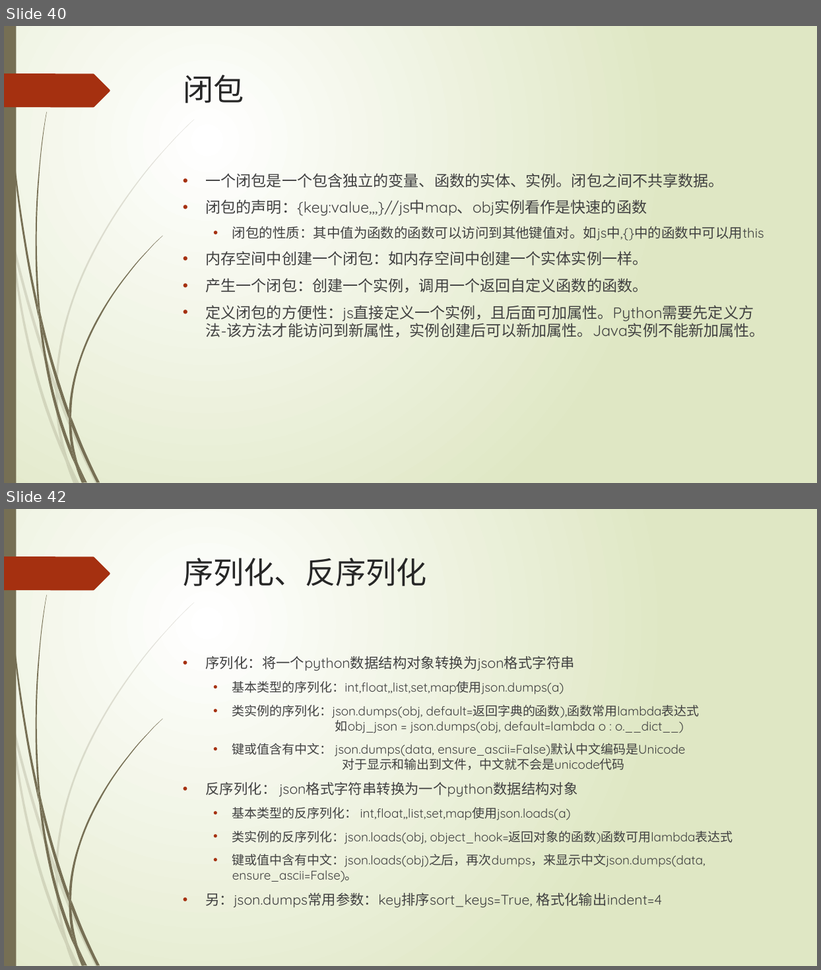
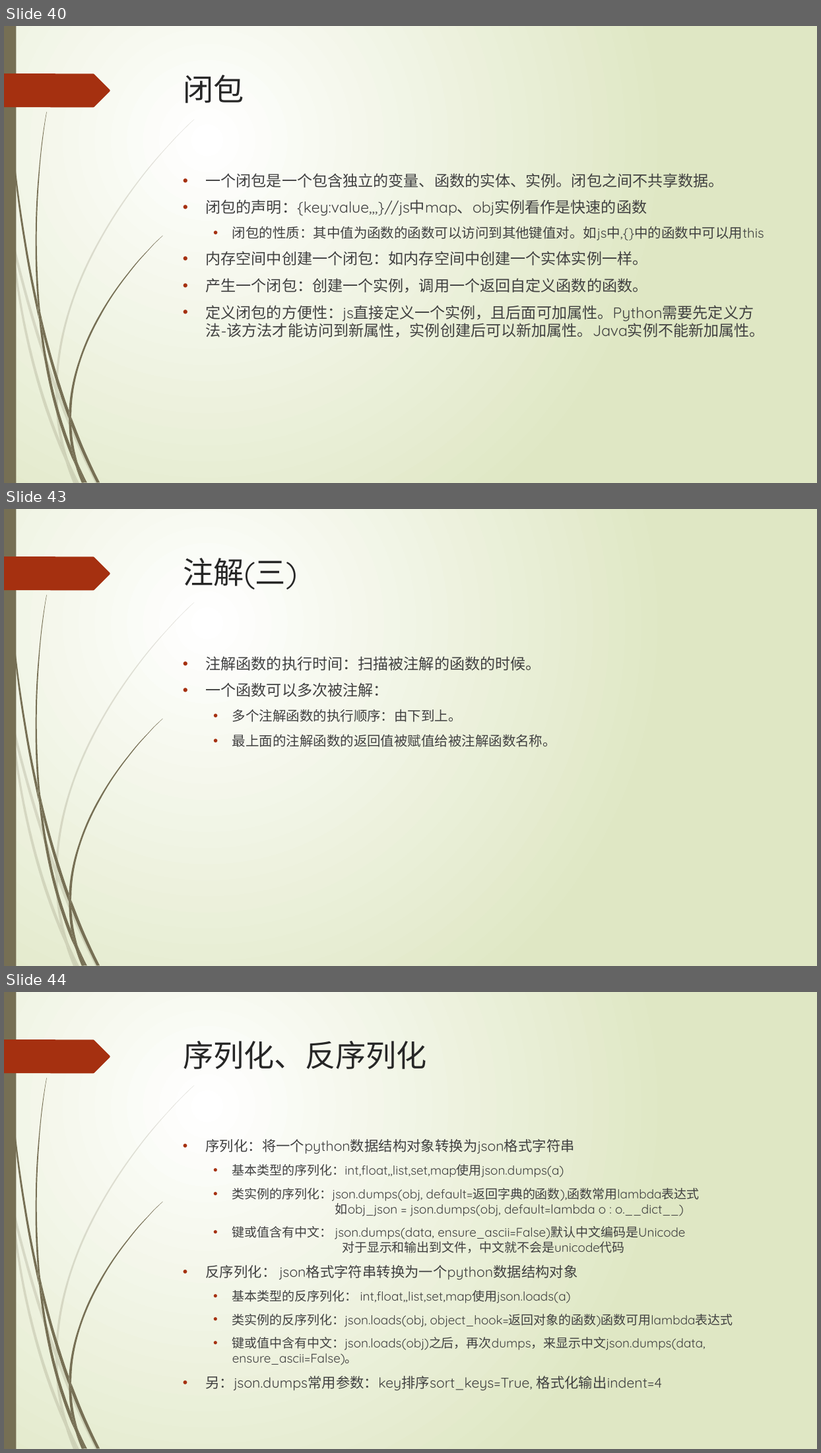
Before and after one commit to lspgithublxh/document, a slide deck: 编程语言/python/Python基础入门知识分享.pptx. Shown one above the other, each under a label of ours: slides 40 and 42 before the commit, slides 40, 43 and 44 after it; the slides between them are not shown. The pictures are 821x970 and 821x1453 pixels, drawn with LibreOffice and Linux fonts; fonts in the diff are those of the drawing. Boxes give left, top, right and bottom in pixels: in the first picture for what was removed or moved away, otherwise in the second. Text is boxed around its words. In the diff, an @@ line names an element or a change of style, - is before the commit and + after.

```diff
--- a/编程语言/python/Python基础入门知识分享.pptx
+++ b/编程语言/python/Python基础入门知识分享.pptx
@@ slide 43 added at box(4, 509, 817, 966), background gradient #FFFFFF to #DFE8C4; not listed: 24 template elements that a slide beside it also shows @@
@@ title added at box(183, 558, 297, 590), 36 pt, text #262626 @@
+注解(三)
@@ text added at box(206, 656, 556, 747), 16 pt, text #404040 @@
+• 注解函数的执行时间：扫描被注解的函数的时候。
+• 一个函数可以多次被注解：
+  • 多个注解函数的执行顺序：由下到上。
+  • 最上面的注解函数的返回值被赋值给被注解函数名称。
@@ what was slide 42 is now slide 44 @@
```
Also in this commit, not shown: 3 slides changed, 1 other slide added.
